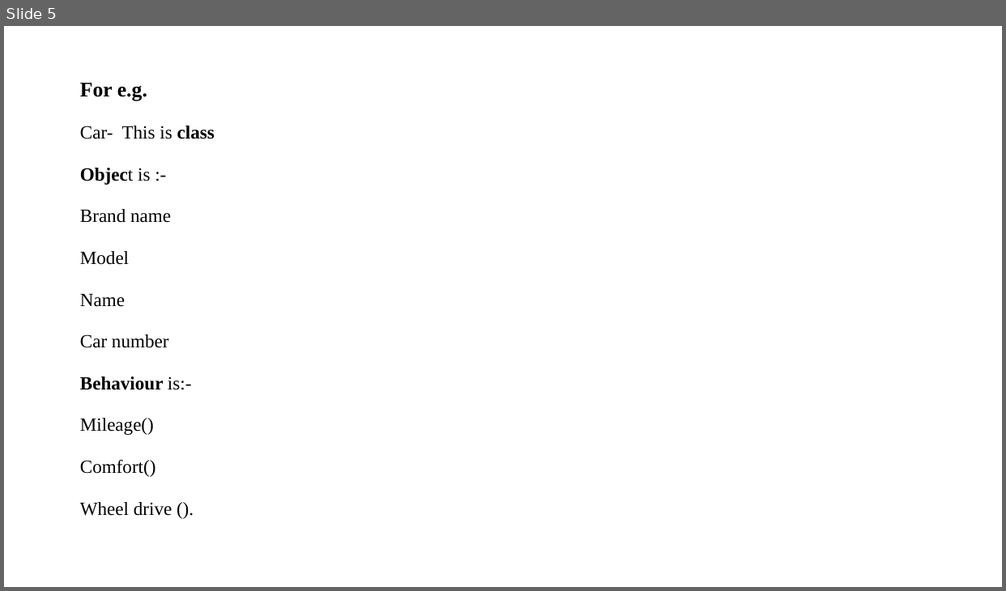
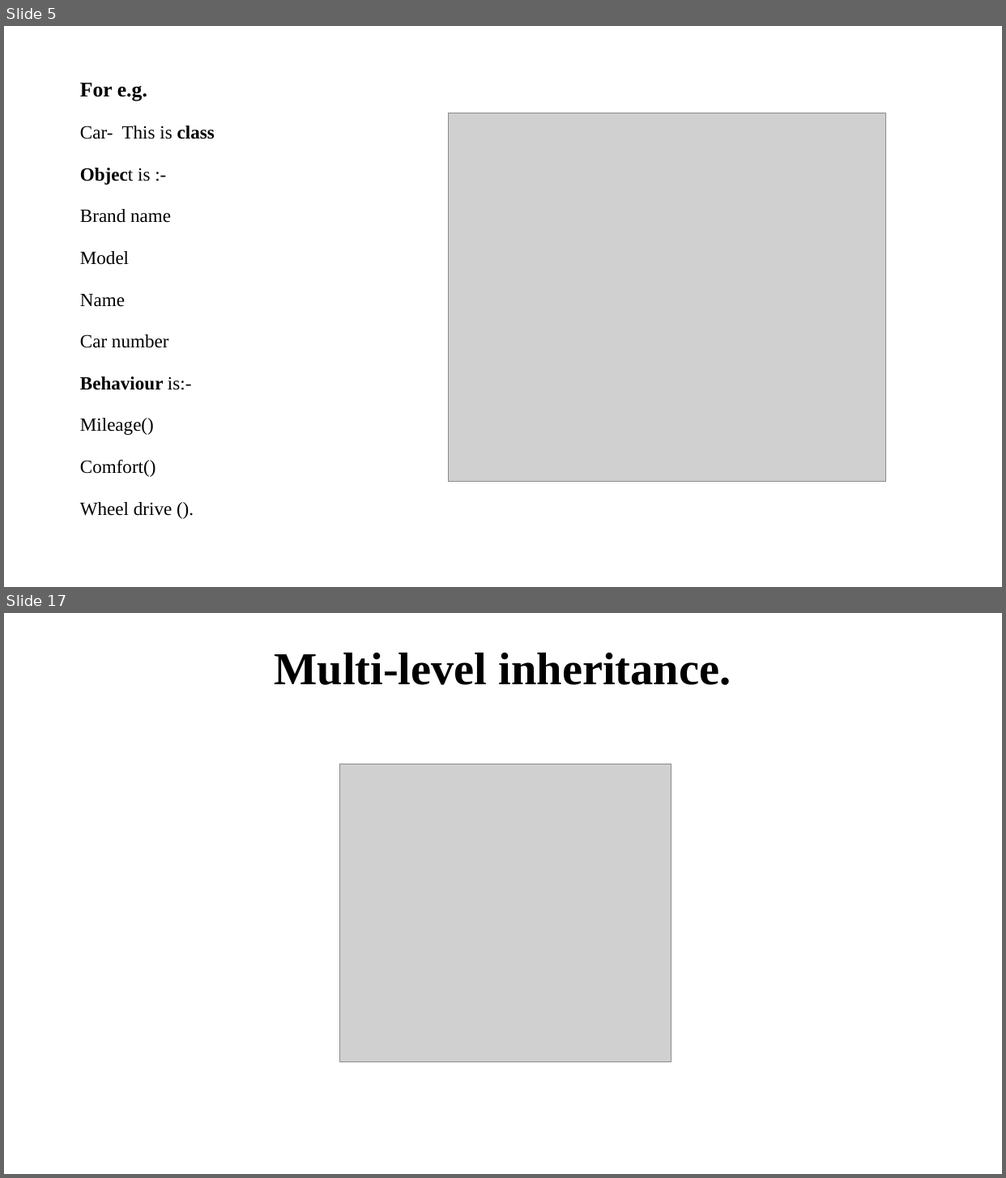
Before and after one commit to amitsharma7565/Core_and_Advance_Java, a slide deck: oops.pptx. Shown one above the other, each under a label of ours: slide 5 before the commit, slides 5 and 17 after it; the slides between them are not shown. The pictures are 1006x591 and 1006x1178 pixels, drawn with LibreOffice and Linux fonts; fonts in the diff are those of the drawing; grey boxes stand for pictures. Boxes give left, top, right and bottom in pixels: in the first picture for what was removed or moved away, otherwise in the second. Text is boxed around its words. In the diff, an @@ line names an element or a change of style, - is before the commit and + after.

```diff
--- a/oops.pptx
+++ b/oops.pptx
@@ slide 17 added at bbox=[4, 613, 1002, 1174], background #FFFFFF @@
@@ title added at bbox=[274, 652, 731, 685], 44 pt, text #000000, bold @@
+Multi-level inheritance.
@@ picture added at bbox=[340, 764, 671, 1062] @@
@@ slide 5 changed as well @@
@@ picture added at bbox=[449, 113, 886, 482] @@
```
Also in this commit, not shown: 2 other slides changed, 26 other slides added, 5 slides removed, 3 other files.
